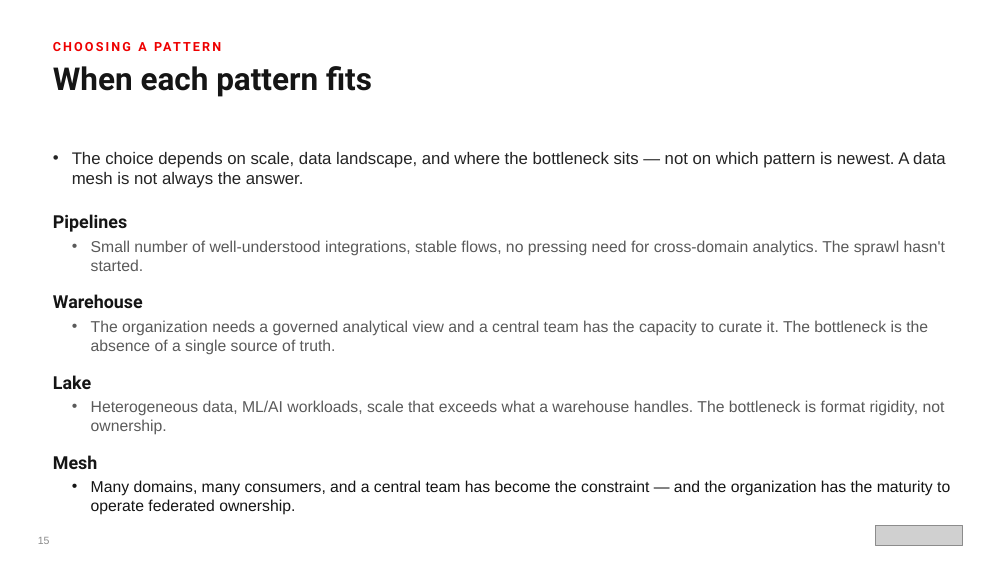
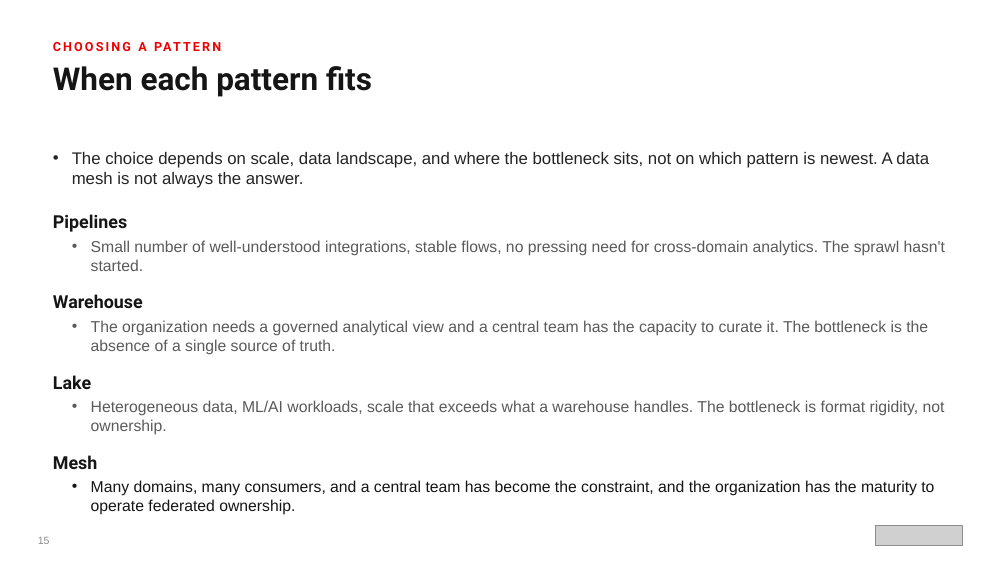
Before and after one commit to patterncatalyst/datamesh-reference-arch-quarkus, a slide deck: slide 16 of presentation/datamesh-101/Datamesh_101-r1.1.pptx. Drawn at 1008x567 pixels with LibreOffice and Linux fonts; fonts in the diff are those of the drawing; grey boxes stand for pictures. Boxes give left, top, right and bottom in pixels: in the first picture for what was removed or moved away, otherwise in the second. Text is boxed around its words. In the diff, an @@ line names an element or a change of style, - is before the commit and + after.

```diff
--- a/presentation/datamesh-101/Datamesh_101-r1.1.pptx
+++ b/presentation/datamesh-101/Datamesh_101-r1.1.pptx
@@ text at bbox=[72, 152, 929, 188]: text changed @@
-• The choice depends on scale, data landscape, and where the bottleneck sits — not on which pattern is newest. A data mesh is not always the answer.
+• The choice depends on scale, data landscape, and where the bottleneck sits, not on which pattern is newest. A data mesh is not always the answer.
@@ text at bbox=[91, 480, 934, 496]: text changed @@
-  • Many domains, many consumers, and a central team has become the constraint — and the organization has the maturity to operate federated ownership.
+  • Many domains, many consumers, and a central team has become the constraint, and the organization has the maturity to operate federated ownership.
```
Also in this commit, not shown: 12 other slides changed, 4 other files.
